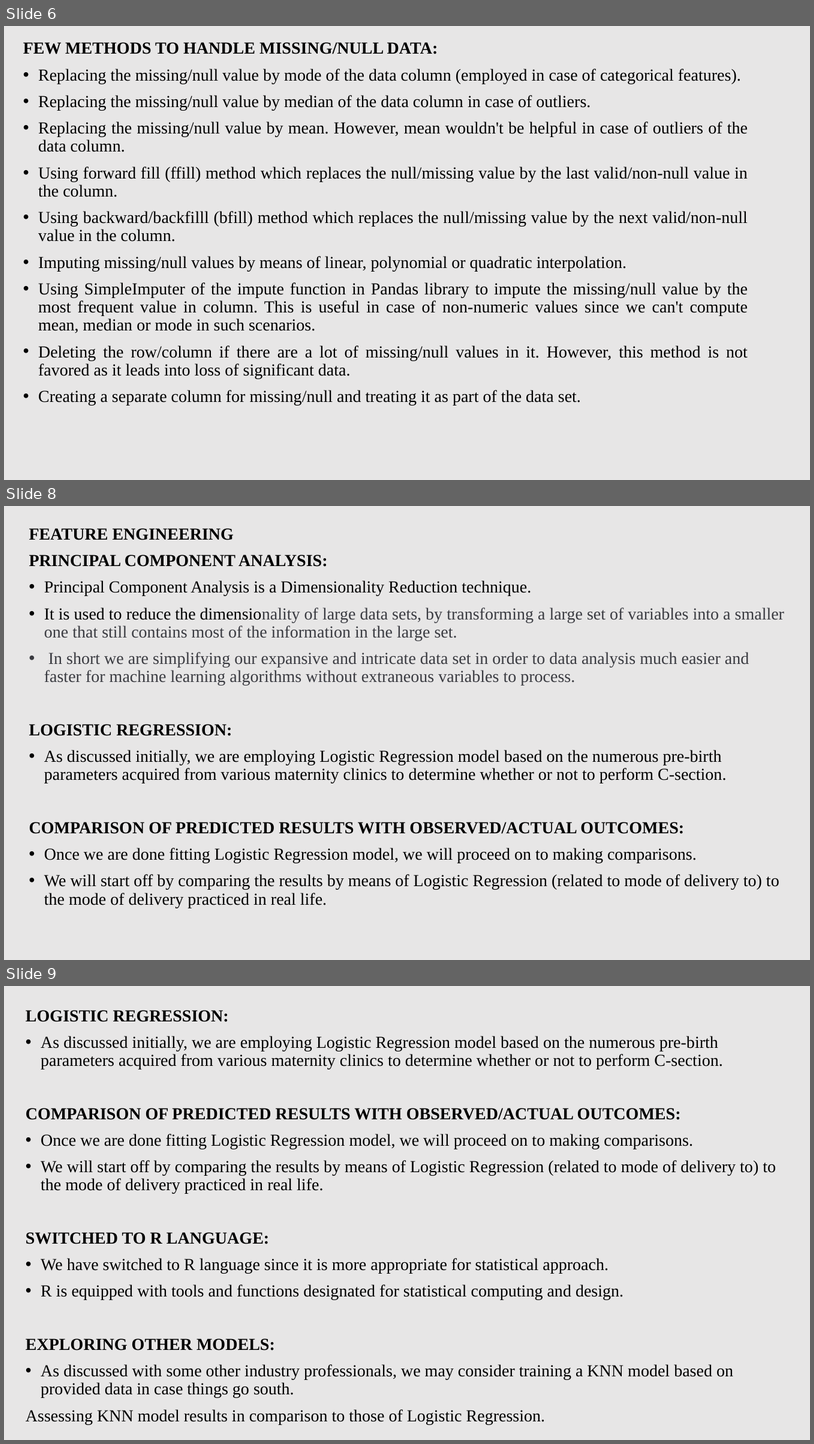
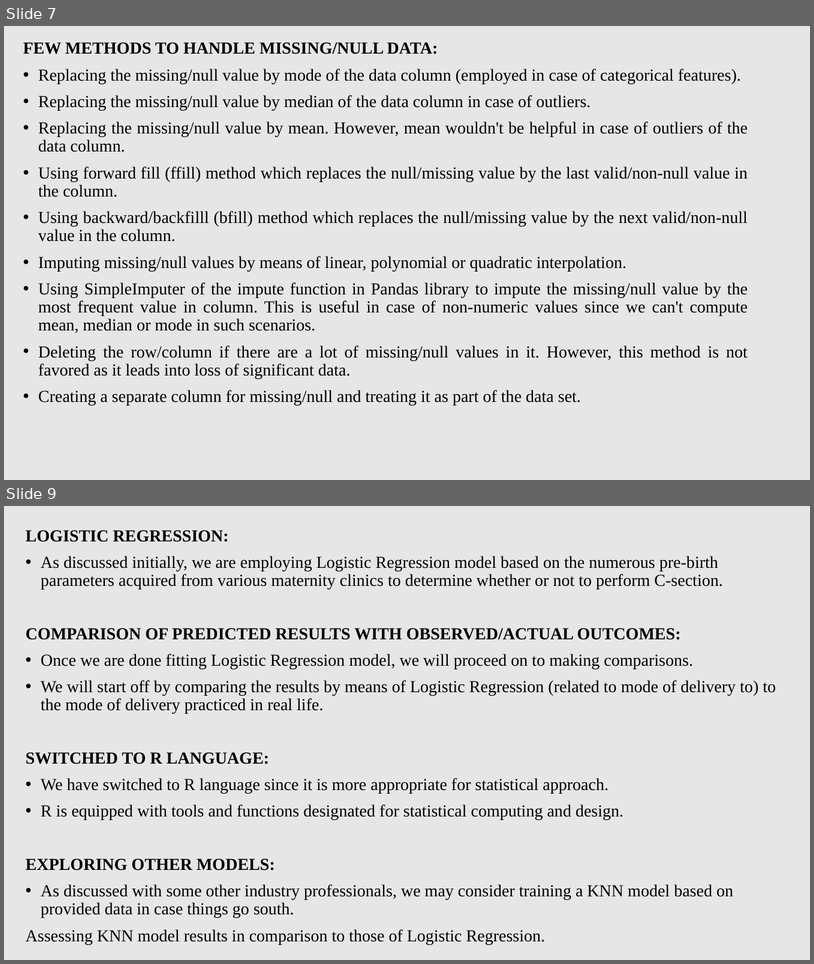
Before and after one commit to osamayusufhassan/In-progress-Fetal_pulse_oximetry_to_reduce_csection, a slide deck: Data Driven Approach (Updated for meeting).pptx. Shown one above the other, each under a label of ours: slides 6, 8 and 9 before the commit, slides 7 and 9 after it; the slides between them are not shown. The pictures are 814x1444 and 814x964 pixels, drawn with LibreOffice and Linux fonts; fonts in the diff are those of the drawing. Boxes give left, top, right and bottom in pixels: in the first picture for what was removed or moved away, otherwise in the second. Text is boxed around its words. In the diff, an @@ line names an element or a change of style, - is before the commit and + after.

Commit message:
data driven approach for meeting

```diff
--- a/Data Driven Approach (Updated for meeting).pptx
+++ b/Data Driven Approach (Updated for meeting).pptx
@@ slide 8 removed at [4,506,810,960], background #E7E6E6 @@
@@ text removed at [29,528,785,907] @@
-FEATURE ENGINEERING
-PRINCIPAL COMPONENT ANALYSIS:
-• Principal Component Analysis is a Dimensionality Reduction technique.
-• It is used to reduce the dimensionality of large data sets, by transforming a large set of variables into a smaller one that still contains most of the information in the large set.
-• In short we are simplifying our expansive and intricate data set in order to data analysis much easier and faster for machine learning algorithms without extraneous variables to process.
-LOGISTIC REGRESSION:
-• As discussed initially, we are employing Logistic Regression model based on the numerous pre-birth parameters acquired from various maternity clinics to determine whether or not to perform C-section.
-COMPARISON OF PREDICTED RESULTS WITH OBSERVED/ACTUAL OUTCOMES:
-• Once we are done fitting Logistic Regression model, we will proceed on to making comparisons.
-• We will start off by comparing the results by means of Logistic Regression (related to mode of delivery to) to the mode of delivery practiced in real life.
@@ what was slide 6 is now slide 7 @@
```
Also in this commit, not shown: 2 slides changed, 1 slide added.
